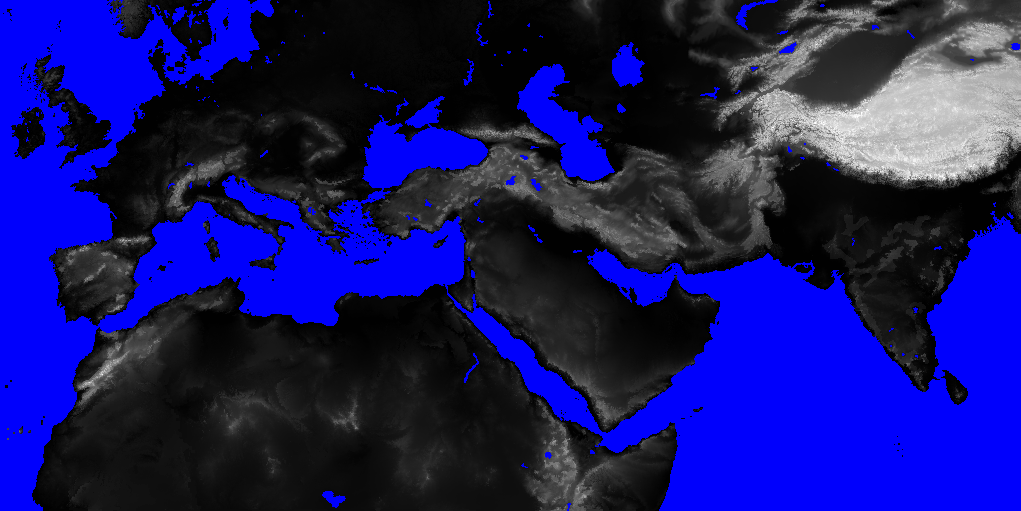
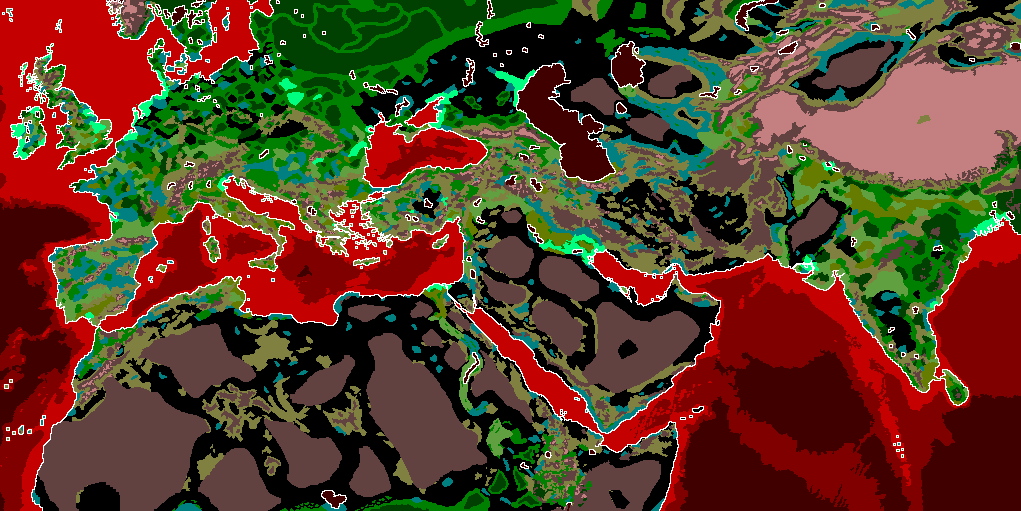
Revision of a layered w=1021, h=511 image; what changed, layer by layer:
hid "map_heights", painted on it over [0, 0, 1021, 511]
showed "map_ground_types_blocked_access", painted on it over [25, 0, 1020, 511]
painted on "map_ground_types" over [623, 20, 1021, 274]
